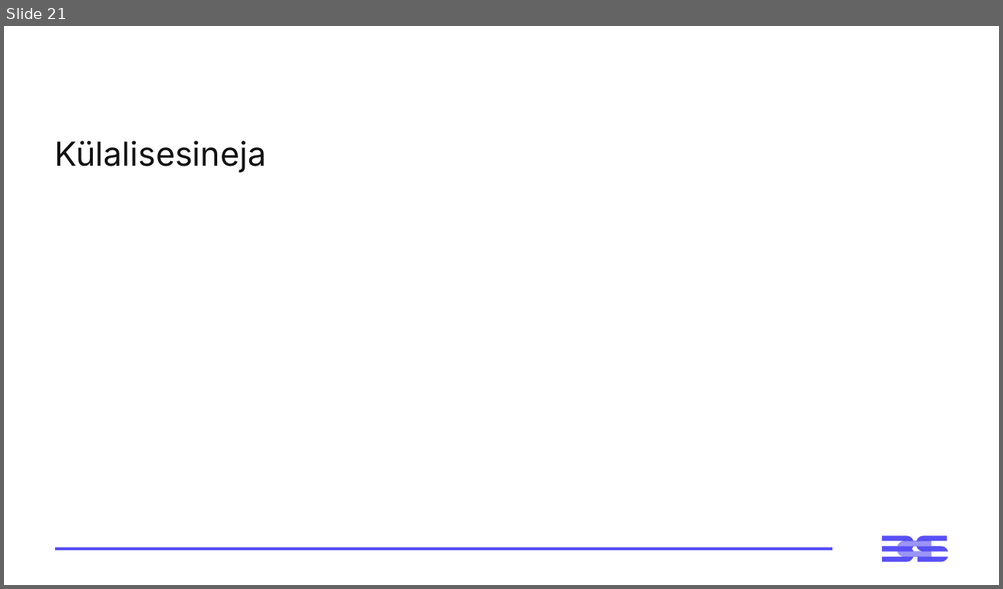
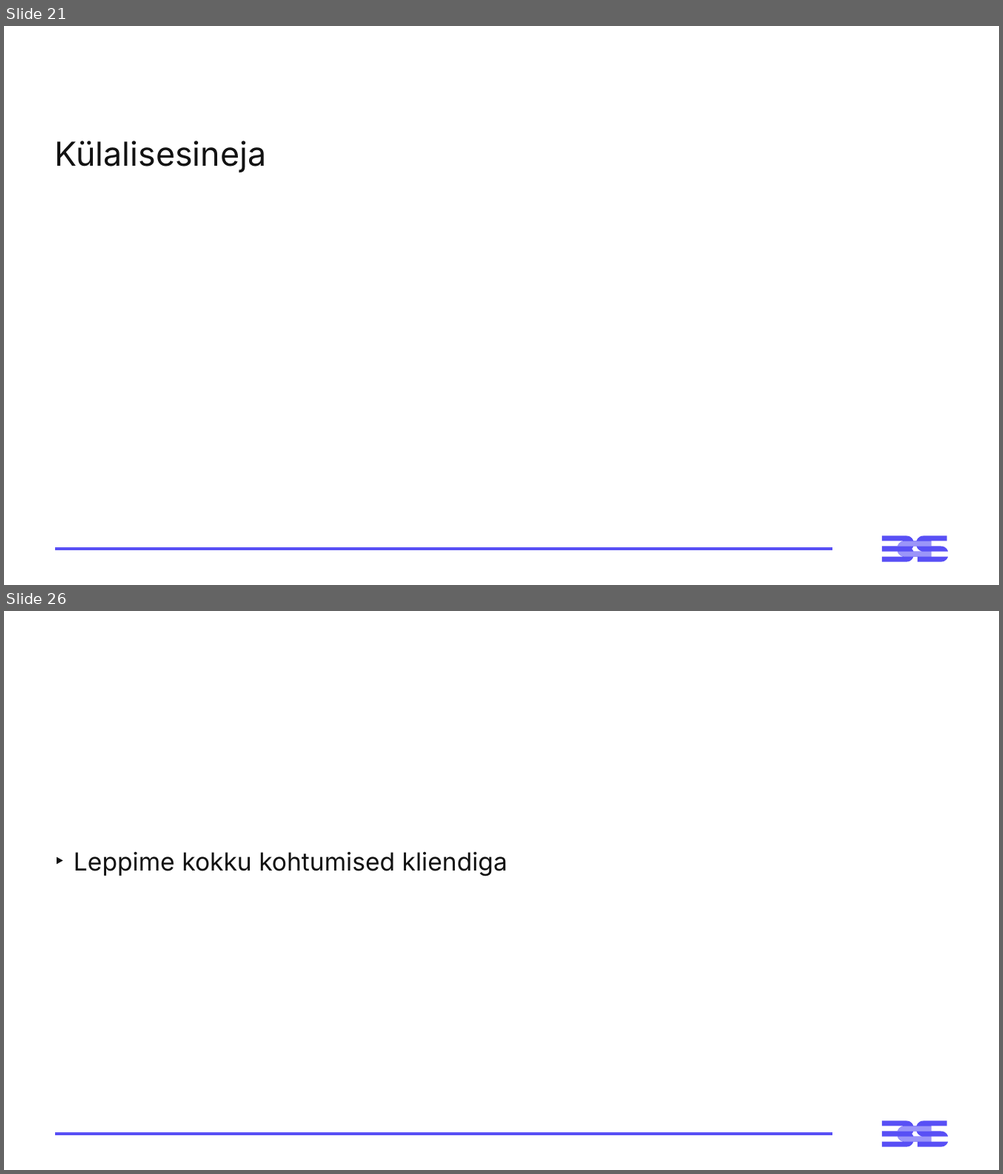
Before and after one commit to virverani/andmetarkus_2026_kevad, a slide deck: Day14/14-paev-andmetarkus-esitlus.pptx. Shown one above the other, each under a label of ours: slide 21 before the commit, slides 21 and 26 after it; the slides between them are not shown. The pictures are 1003x589 and 1003x1174 pixels, drawn with LibreOffice and Linux fonts; fonts in the diff are those of the drawing. Boxes give left, top, right and bottom in pixels: in the first picture for what was removed or moved away, otherwise in the second. Text is boxed around its words. In the diff, an @@ line names an element or a change of style, - is before the commit and + after.

```diff
--- a/Day14/14-paev-andmetarkus-esitlus.pptx
+++ b/Day14/14-paev-andmetarkus-esitlus.pptx
@@ slide 26 added at [4, 611, 999, 1170], background #FFFFFF; not listed: 3 template elements that a slide beside it also shows @@
@@ text added at [74, 851, 507, 877], 24 pt, text #121212 @@
+‣ Leppime kokku kohtumised kliendiga
```
Also in this commit, not shown: 1 slide changed, 4 other slides added, 12 other files.
